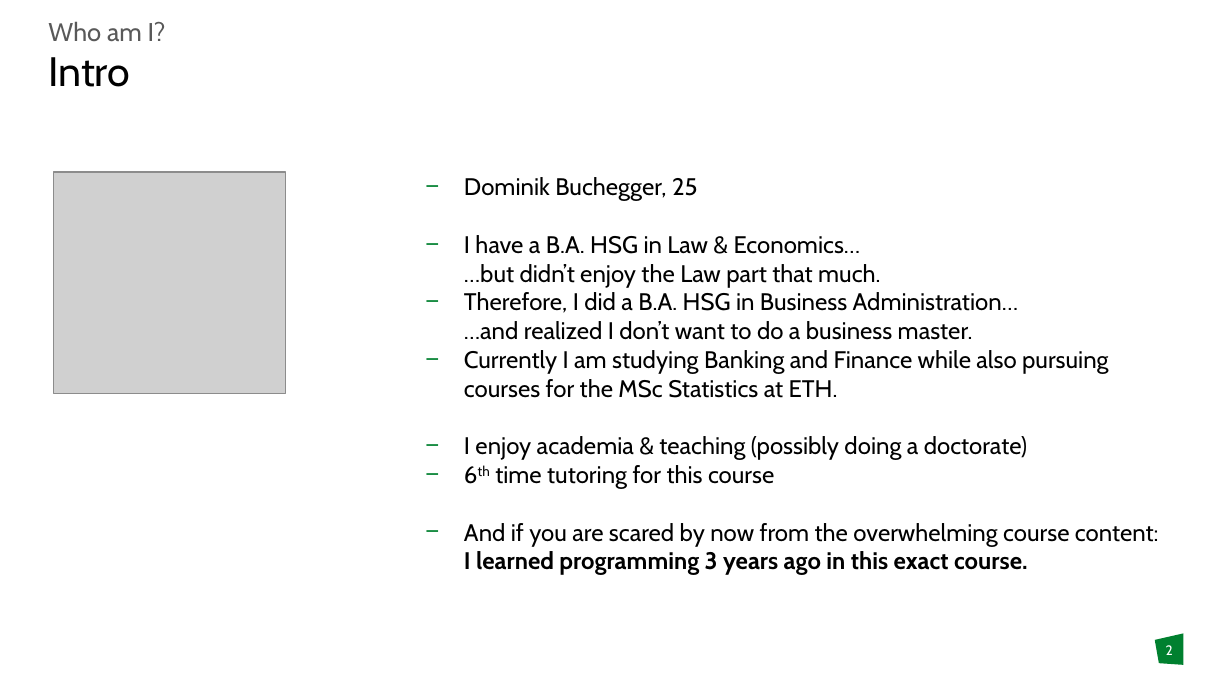
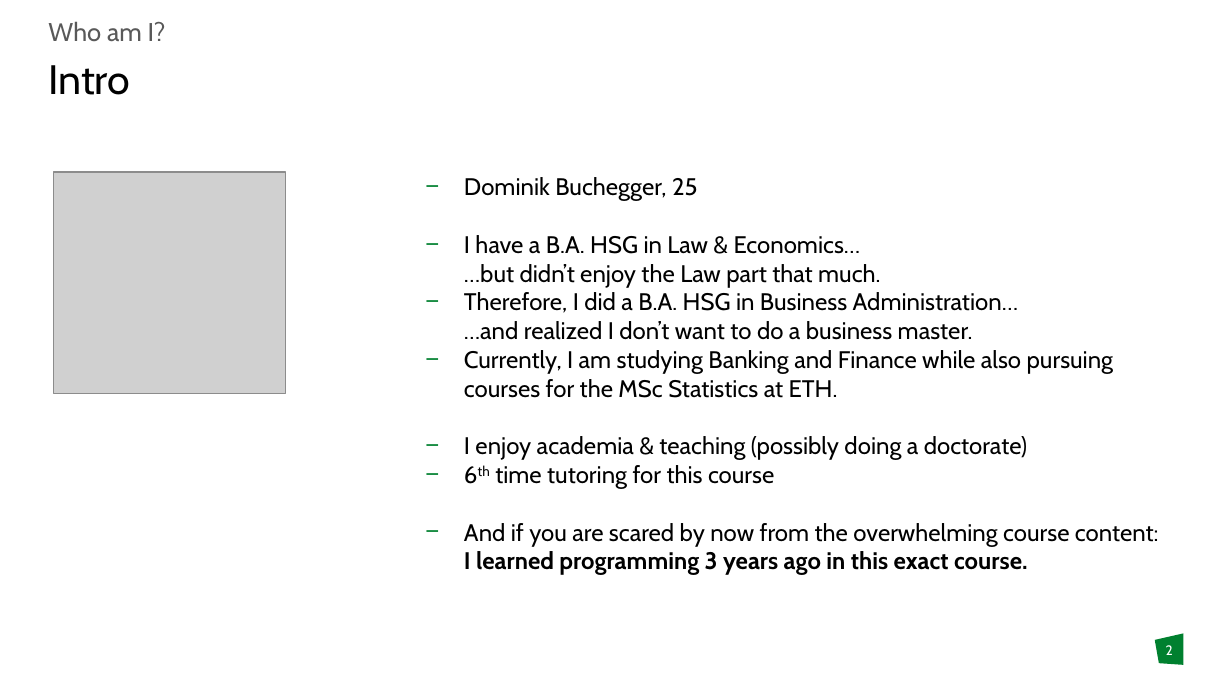
Before and after one commit to DomBBB/dombbb.github.io, a slide deck: slide 2 of Presentation/Presentation_W0.pptx. Drawn at 1232x693 pixels with LibreOffice and Linux fonts; fonts in the diff are those of the drawing; grey boxes stand for pictures; background and template pictures are left out. Boxes give left, top, right and bottom in pixels: in the first picture for what was removed or moved away, otherwise in the second. Text is boxed around its words. In the diff, an @@ line names an element or a change of style, - is before the commit and + after.

```diff
--- a/Presentation/Presentation_W0.pptx
+++ b/Presentation/Presentation_W0.pptx
@@ title "Intro": place and size @@
-title "Intro" at (48,57,130,87)
+title "Intro" at (48,65,130,95)
@@ text at (464,350,1114,398): text changed @@
-− Currently I am studying Banking and Finance while also pursuing courses for the MSc Statistics at ETH.
+− Currently, I am studying Banking and Finance while also pursuing courses for the MSc Statistics at ETH.
```
Also in this commit, not shown: 1 other slide changed, 2 slides added, 8 slides removed.
